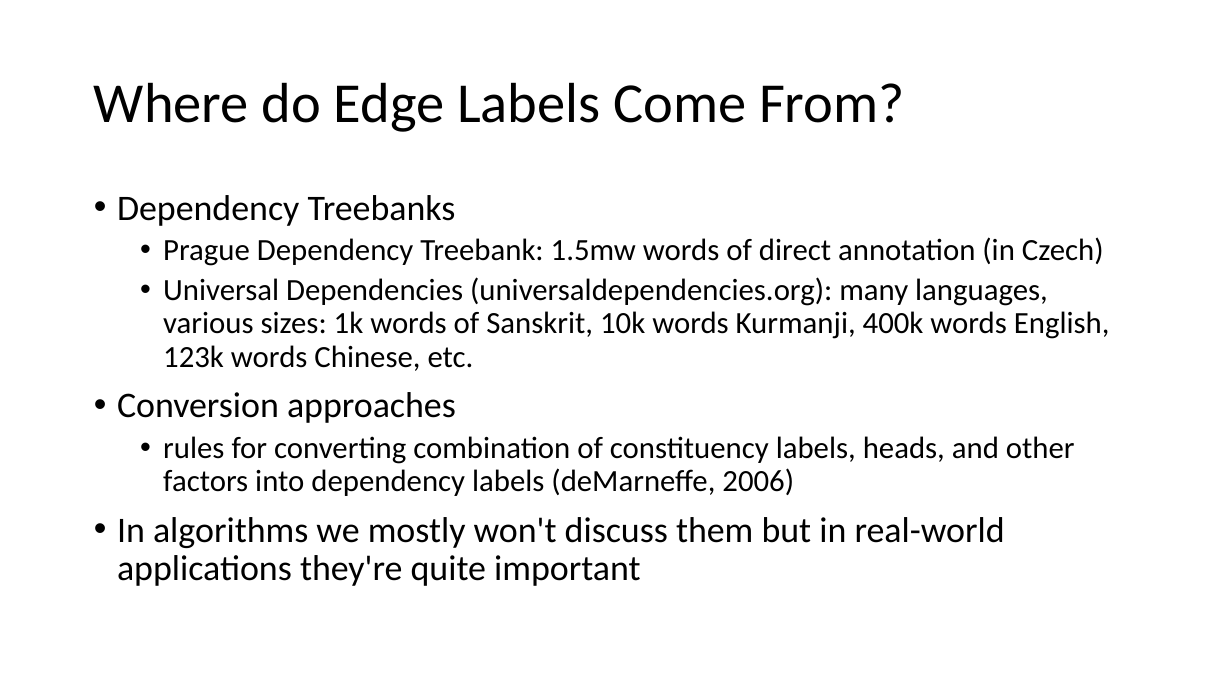
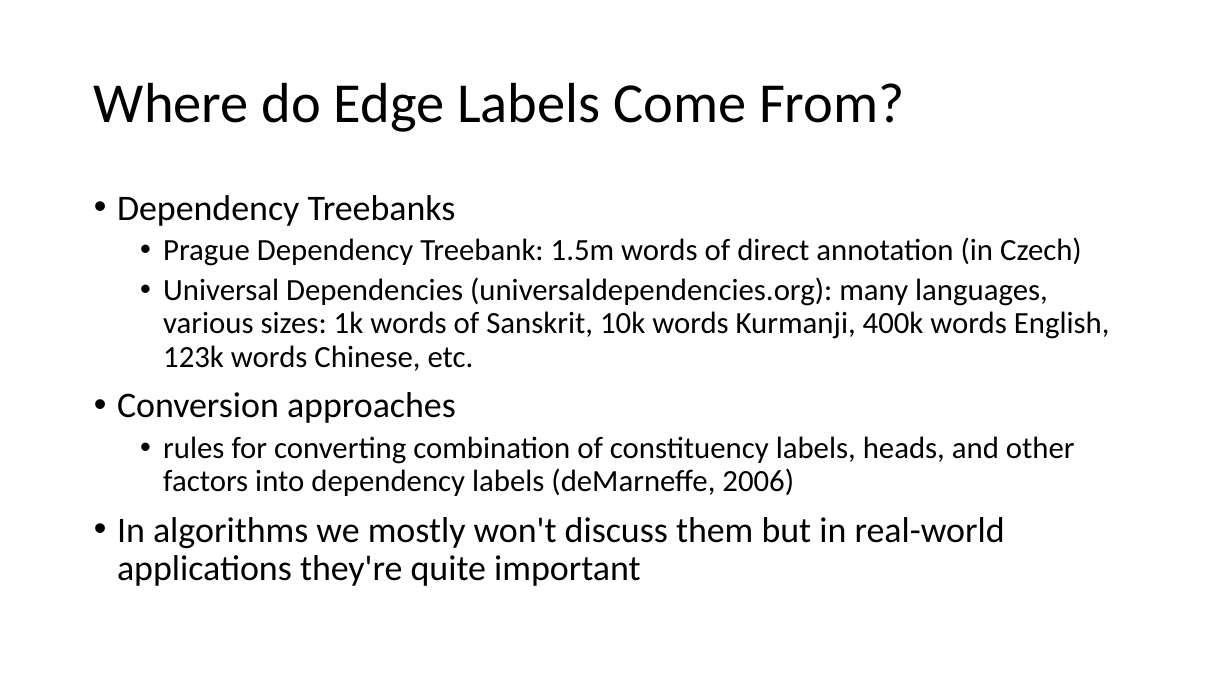
Before and after one commit to isi-nlp/csci_544_fa_18_slides, a slide deck: slide 8 of dep_parsing_0919.pptx. Drawn at 1232x693 pixels with LibreOffice and Linux fonts; fonts in the diff are those of the drawing. Boxes give left, top, right and bottom in pixels: in the first picture for what was removed or moved away, otherwise in the second. Text is boxed around its words. In the diff, an @@ line names an element or a change of style, - is before the commit and + after.

Commit message:
update dependency parsing slides.

```diff
--- a/dep_parsing_0919.pptx
+++ b/dep_parsing_0919.pptx
@@ text at (163,237,1082,266): text changed @@
-  • Prague Dependency Treebank: 1.5mw words of direct annotation (in Czech)
+  • Prague Dependency Treebank: 1.5m words of direct annotation (in Czech)
```
Also in this commit, not shown: 25 other slides changed.
